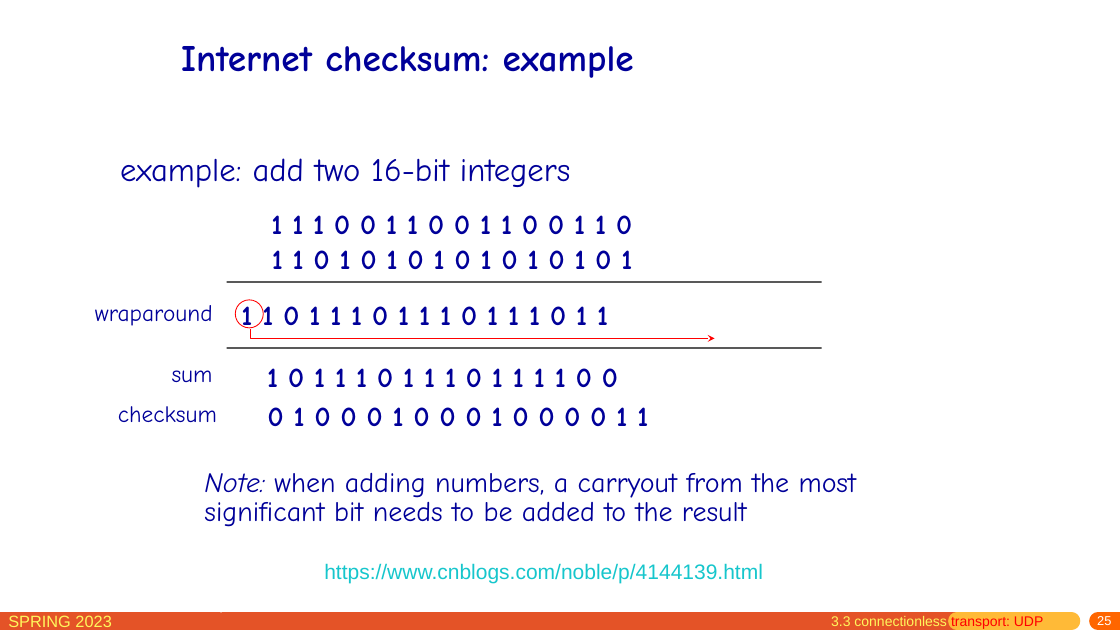
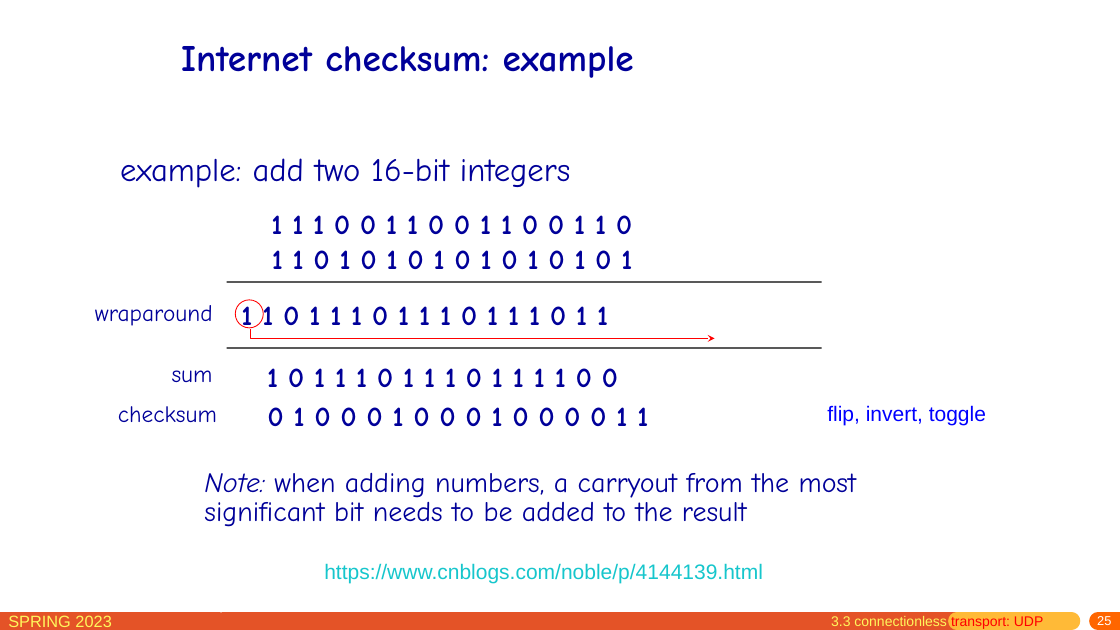
Before and after one commit to network-whu/slides, a slide deck: slide 25 of pptx/chapter3.pptx. Drawn at 1120x630 pixels with LibreOffice and Linux fonts; fonts in the diff are those of the drawing. Boxes give left, top, right and bottom in pixels: in the first picture for what was removed or moved away, otherwise in the second. Text is boxed around its words. In the diff, an @@ line names an element or a change of style, - is before the commit and + after.

```diff
--- a/pptx/chapter3.pptx
+++ b/pptx/chapter3.pptx
@@ text added at bbox=[827, 405, 986, 426], 18 pt, text #0000FF @@
+flip, invert, toggle
```
Also in this commit, not shown: 3 other slides changed, 1 other file.
